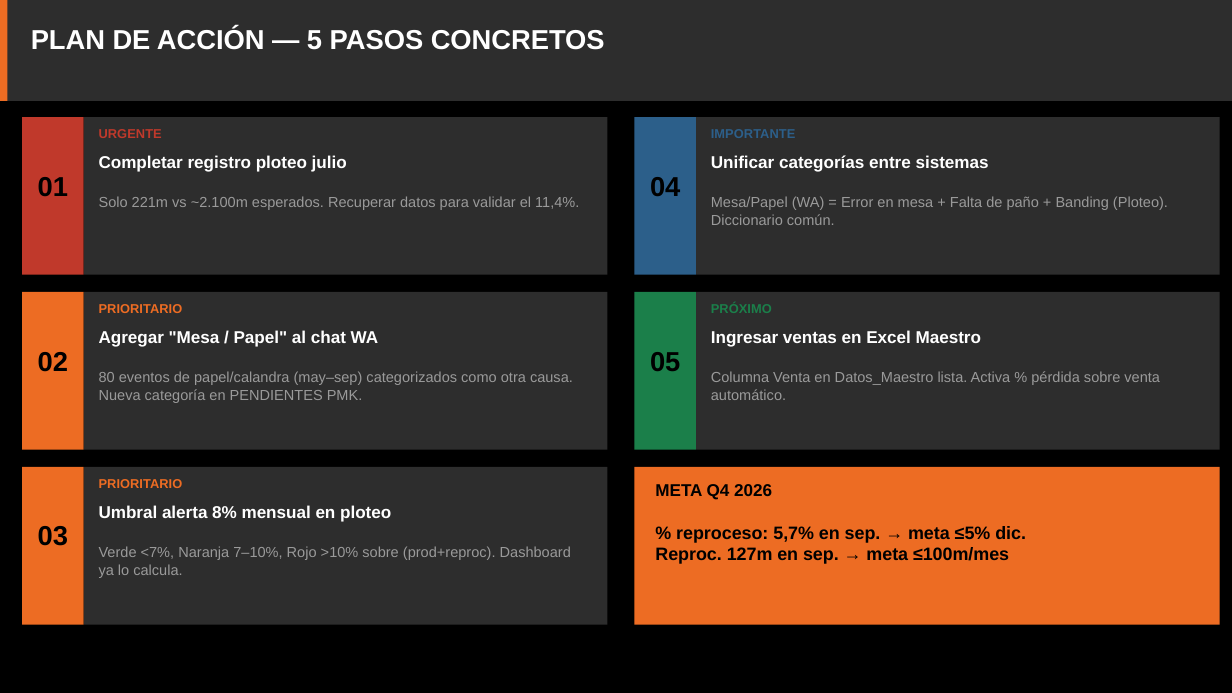
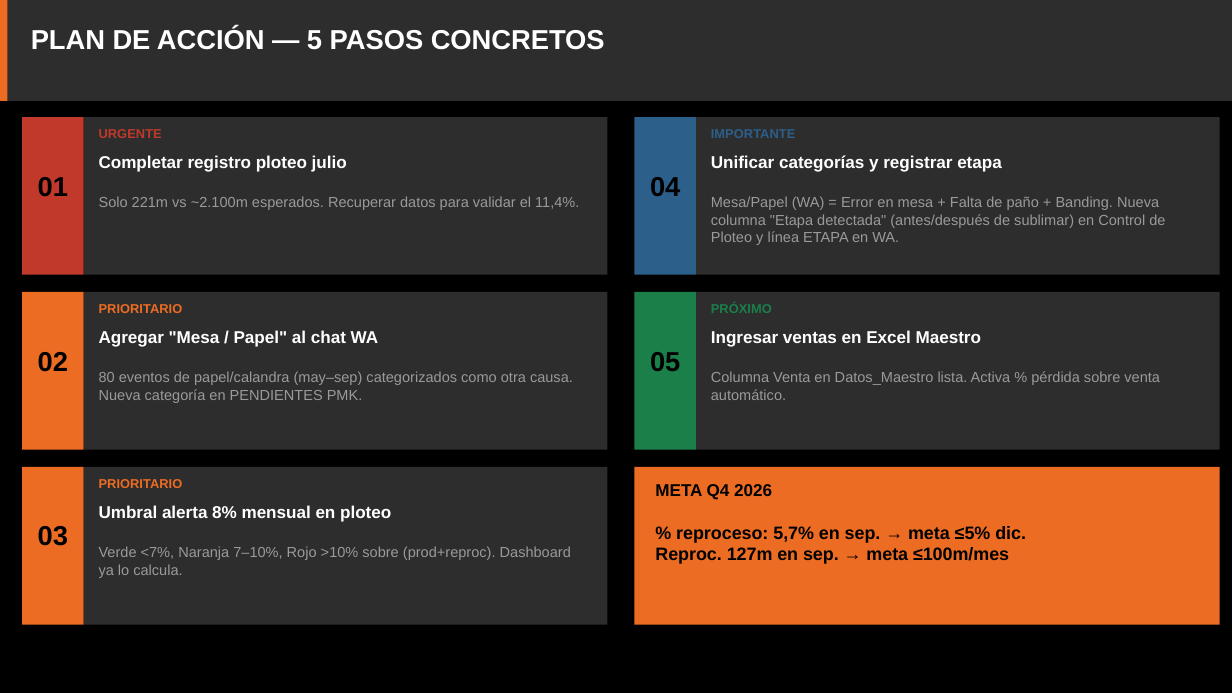
Before and after one commit to seanduarteu-cyber/PRODUCCION-PLAYMAKER, a slide deck: slide 7 of PMK_Informe_Septiembre2026.pptx (slide 6 before the commit). Drawn at 1232x693 pixels with LibreOffice and Linux fonts; fonts in the diff are those of the drawing. Boxes give left, top, right and bottom in pixels: in the first picture for what was removed or moved away, otherwise in the second. Text is boxed around its words. In the diff, an @@ line names an element or a change of style, - is before the commit and + after.

```diff
--- a/PMK_Informe_Septiembre2026.pptx
+++ b/PMK_Informe_Septiembre2026.pptx
@@ text at bbox=[711, 155, 1002, 172]: text changed @@
-Unificar categorías entre sistemas
+Unificar categorías y registrar etapa
@@ text at bbox=[711, 196, 1165, 245]: text changed @@
-Mesa/Papel (WA) = Error en mesa + Falta de paño + Banding (Ploteo). Diccionario común.
+Mesa/Papel (WA) = Error en mesa + Falta de paño + Banding. Nueva columna "Etapa detectada" (antes/después de sublimar) en Control de Ploteo y línea ETAPA en WA.
```
Also in this commit, not shown: 4 other slides changed, 1 slide added, 2 other files.
